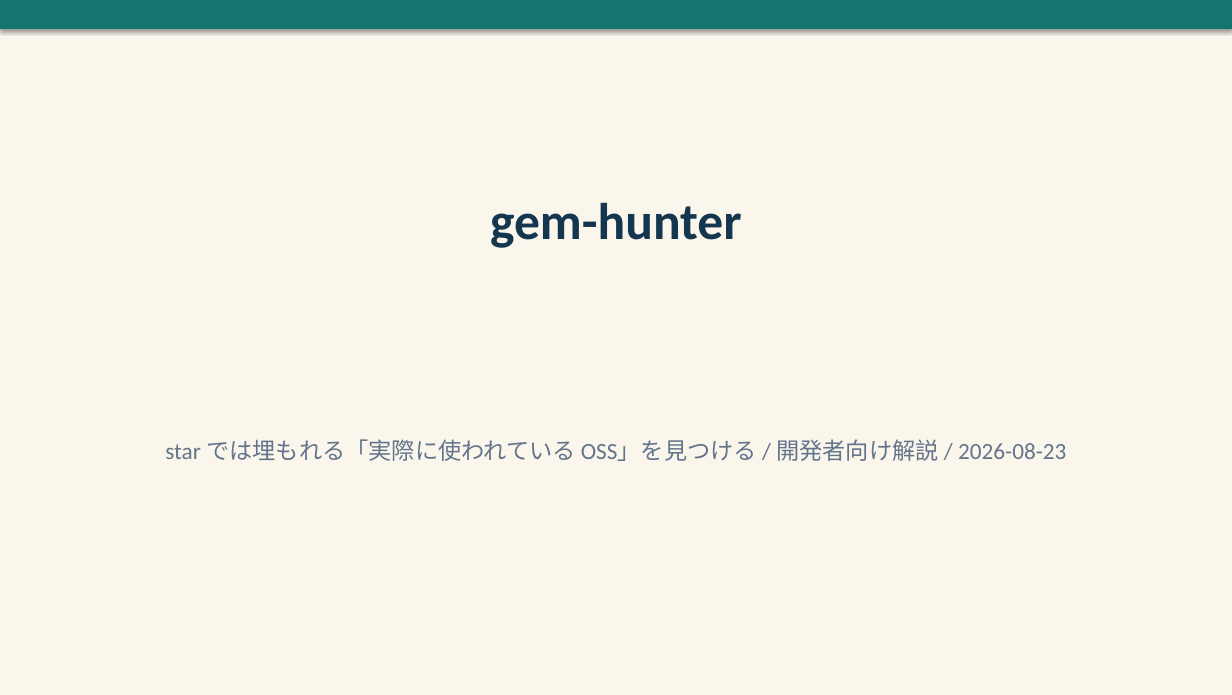
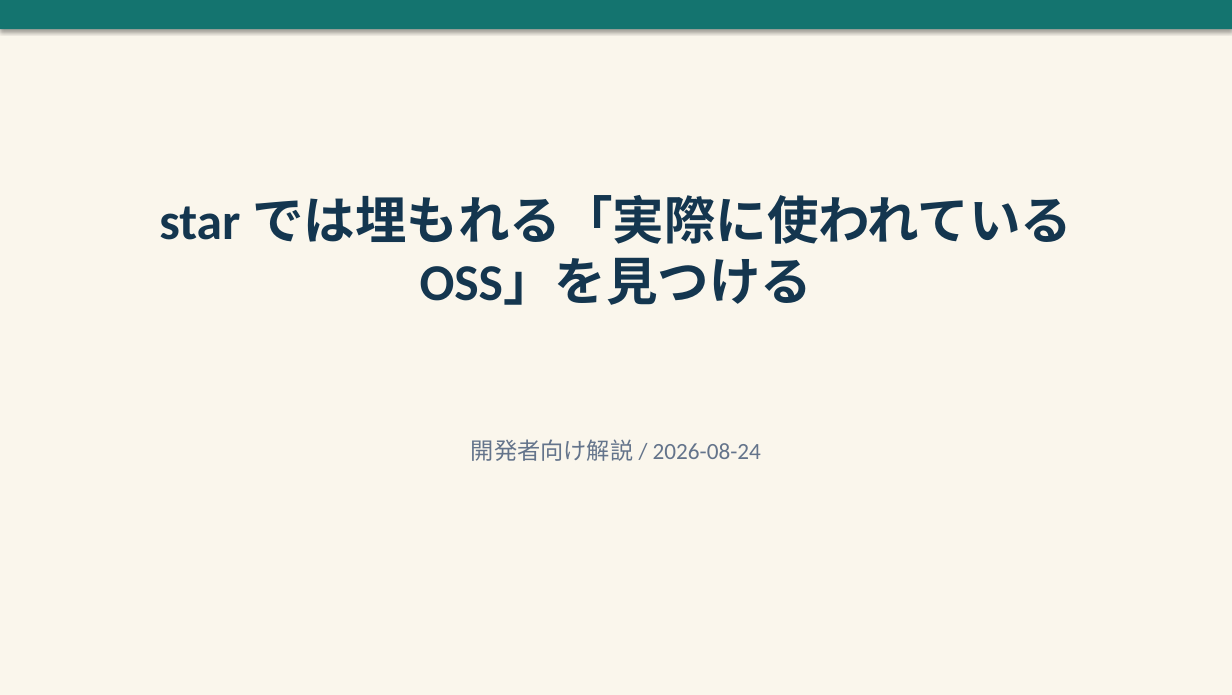
Before and after one commit to kai-kou/gem-hunter, a slide deck: slide 1 of content/slides/project-explanation-20260822/output/gem-hunter_text.pptx. Drawn at 1232x695 pixels with LibreOffice and Linux fonts; fonts in the diff are those of the drawing. Boxes give left, top, right and bottom in pixels: in the first picture for what was removed or moved away, otherwise in the second. Text is boxed around its words. In the diff, an @@ line names an element or a change of style, - is before the commit and + after.

```diff
--- a/content/slides/project-explanation-20260822/output/gem-hunter_text.pptx
+++ b/content/slides/project-explanation-20260822/output/gem-hunter_text.pptx
@@ text at <box>159,195,1072,305</box>: text changed @@
-gem-hunter
+star では埋もれる「実際に使われている OSS」を見つける
@@ text at <box>471,439,761,461</box>: text changed @@
-star では埋もれる「実際に使われている OSS」を見つける / 開発者向け解説 / 2026-08-23
+開発者向け解説 / 2026-08-24
```
Also in this commit, not shown: 5 other slides changed, 10 other files.
